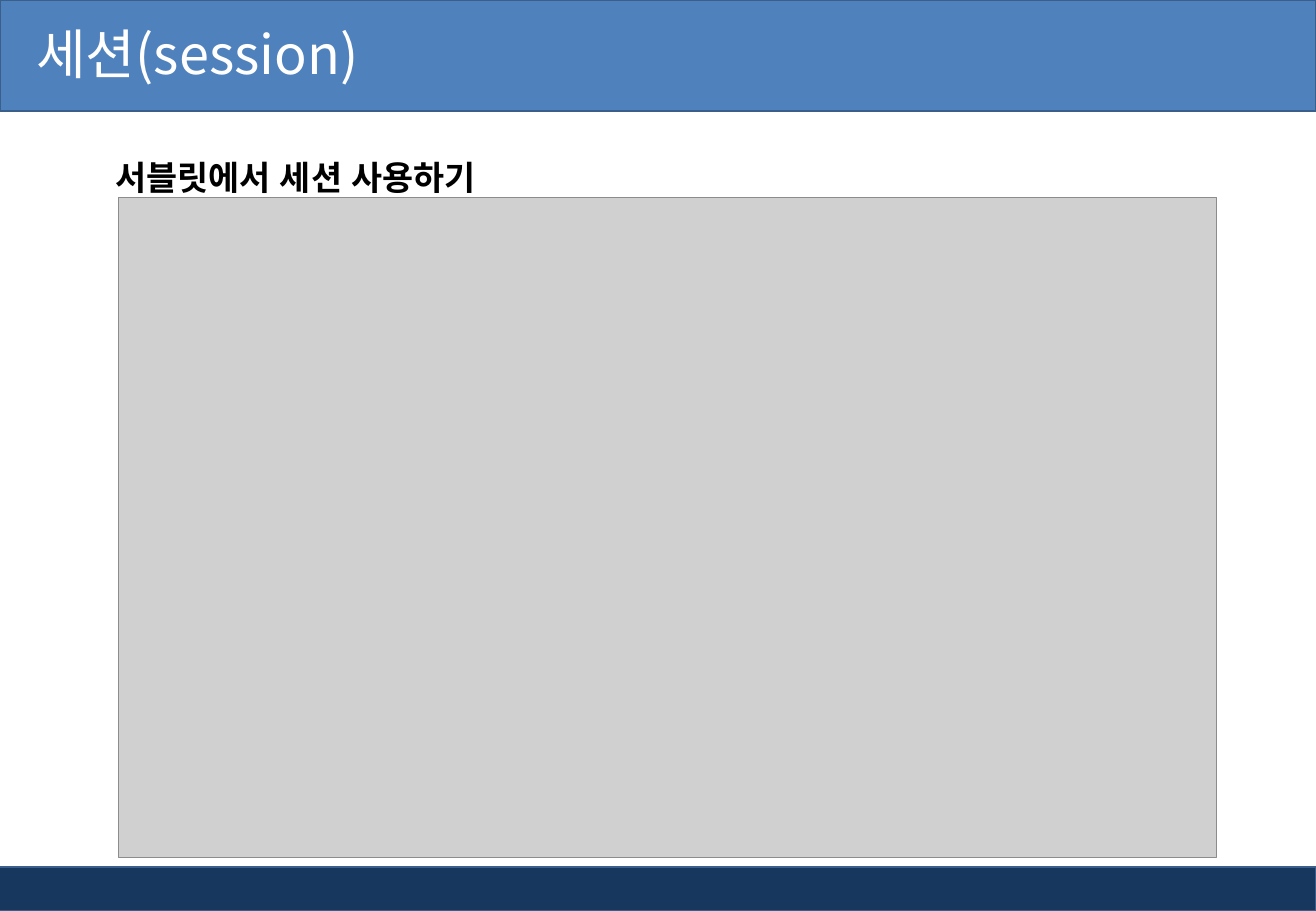
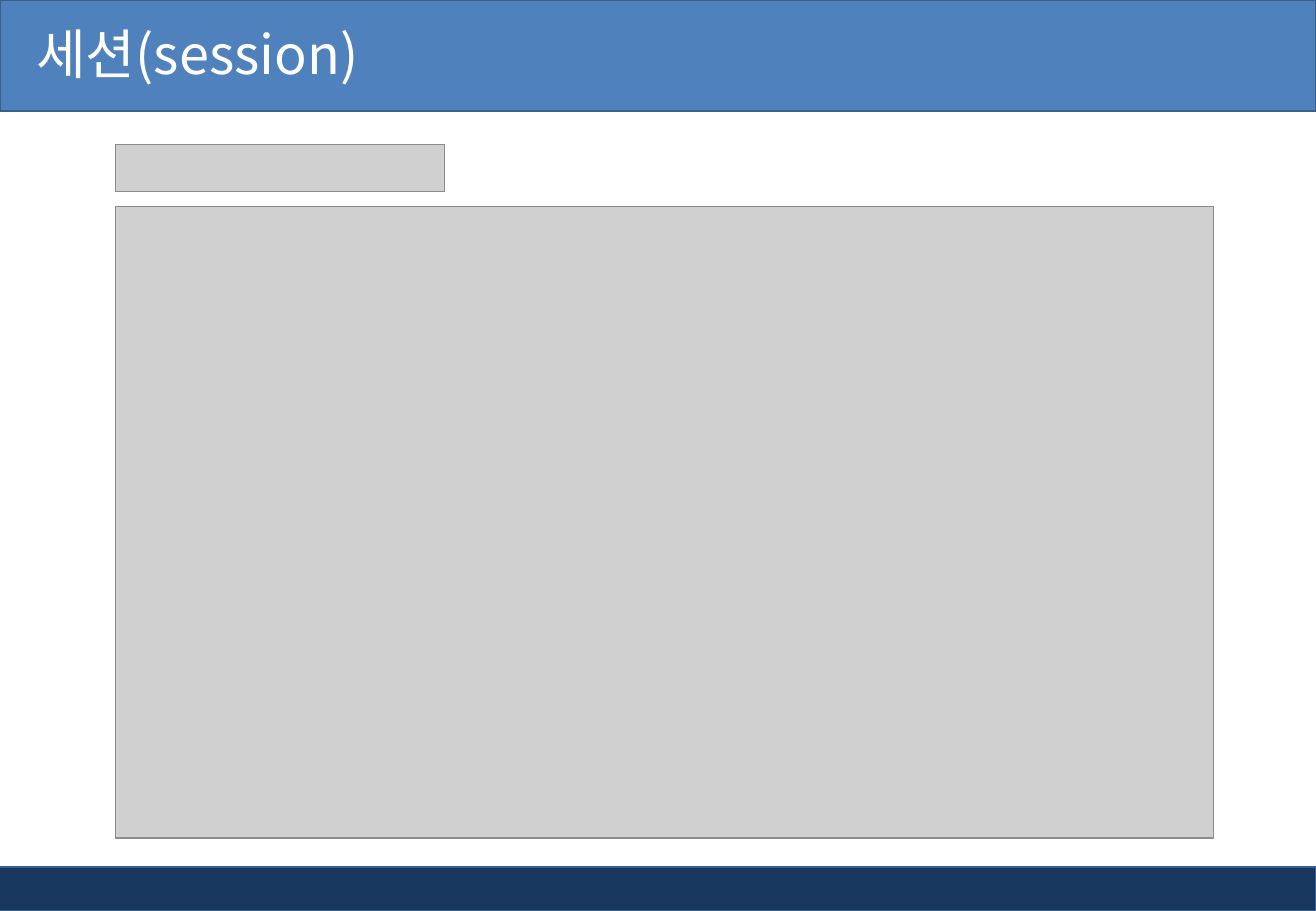
Before and after one commit to AhNyx/js_works, a slide deck: slide 55 of ppt/jsp_ppt/4장. jsp 서블릿 API.pptx. Drawn at 1316x911 pixels with LibreOffice and Linux fonts; fonts in the diff are those of the drawing; grey boxes stand for pictures; background and template pictures are left out. Boxes give left, top, right and bottom in pixels: in the first picture for what was removed or moved away, otherwise in the second. Text is boxed around its words. In the diff, an @@ line names an element or a change of style, - is before the commit and + after.

```diff
--- a/ppt/jsp_ppt/4장. jsp 서블릿 API.pptx
+++ b/ppt/jsp_ppt/4장. jsp 서블릿 API.pptx
@@ picture added at box(115, 145, 445, 191) @@
@@ text removed at box(115, 161, 476, 199) @@
-서블릿에서 세션 사용하기
@@ picture: place and size @@
-picture at box(118, 197, 1216, 857)
+picture at box(115, 207, 1214, 838)
```
Also in this commit, not shown: 52 other files.
